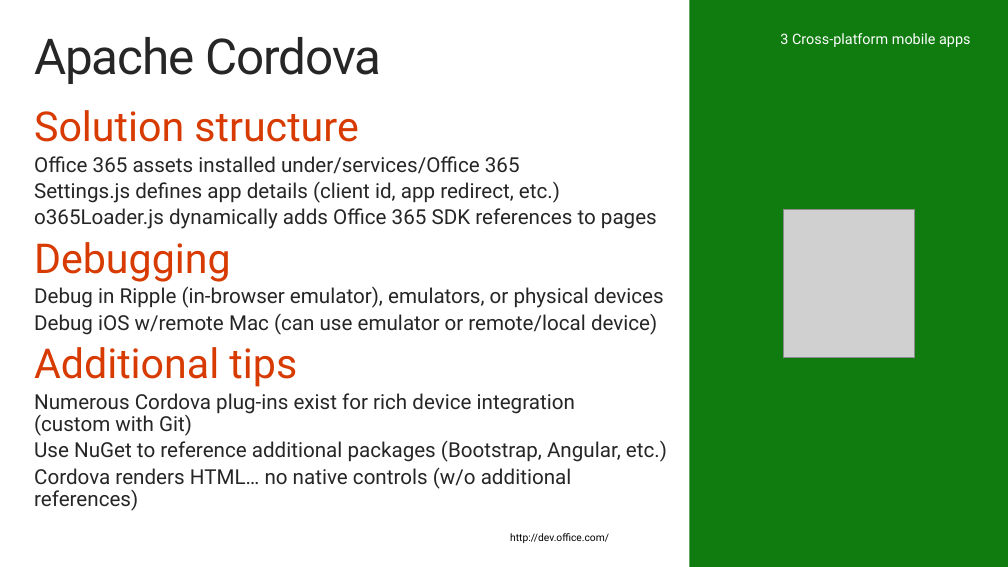
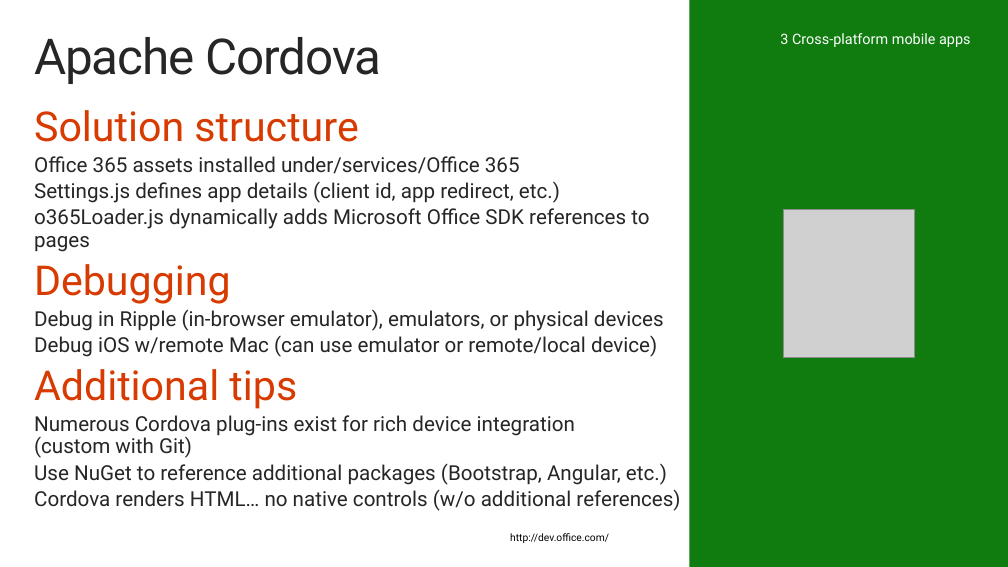
Before and after one commit to fabbbiob/TrainingContent, a slide deck: slide 20 of O3651/O3651-6 Mobile/O3651-6 Getting started with Mobile Development with Office 365.pptx (slide 21 before the commit). Drawn at 1008x567 pixels with LibreOffice and Linux fonts; fonts in the diff are those of the drawing; grey boxes stand for pictures; background and template pictures are left out. Boxes give left, top, right and bottom in pixels: in the first picture for what was removed or moved away, otherwise in the second. Text is boxed around its words. In the diff, an @@ line names an element or a change of style, - is before the commit and + after.

```diff
--- a/O3651/O3651-6 Mobile/O3651-6 Getting started with Mobile Development with Office 365.pptx
+++ b/O3651/O3651-6 Mobile/O3651-6 Getting started with Mobile Development with Office 365.pptx
@@ text at <box>34,208,649,252</box>: text changed @@
-  o365Loader.js dynamically adds Office 365 SDK references to pages
+  o365Loader.js dynamically adds Microsoft Office SDK references to pages
```
Also in this commit, not shown: 5 other slides changed, 1 slide removed, 1 other file.
